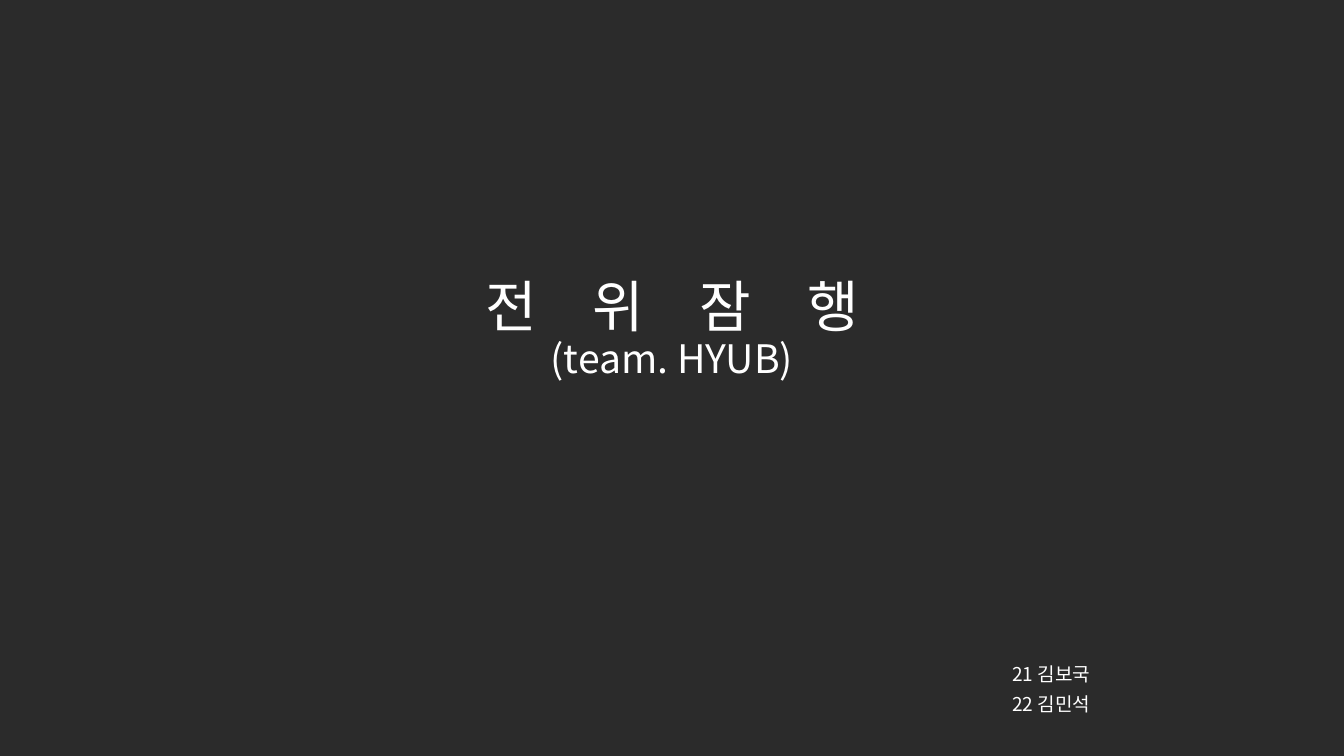
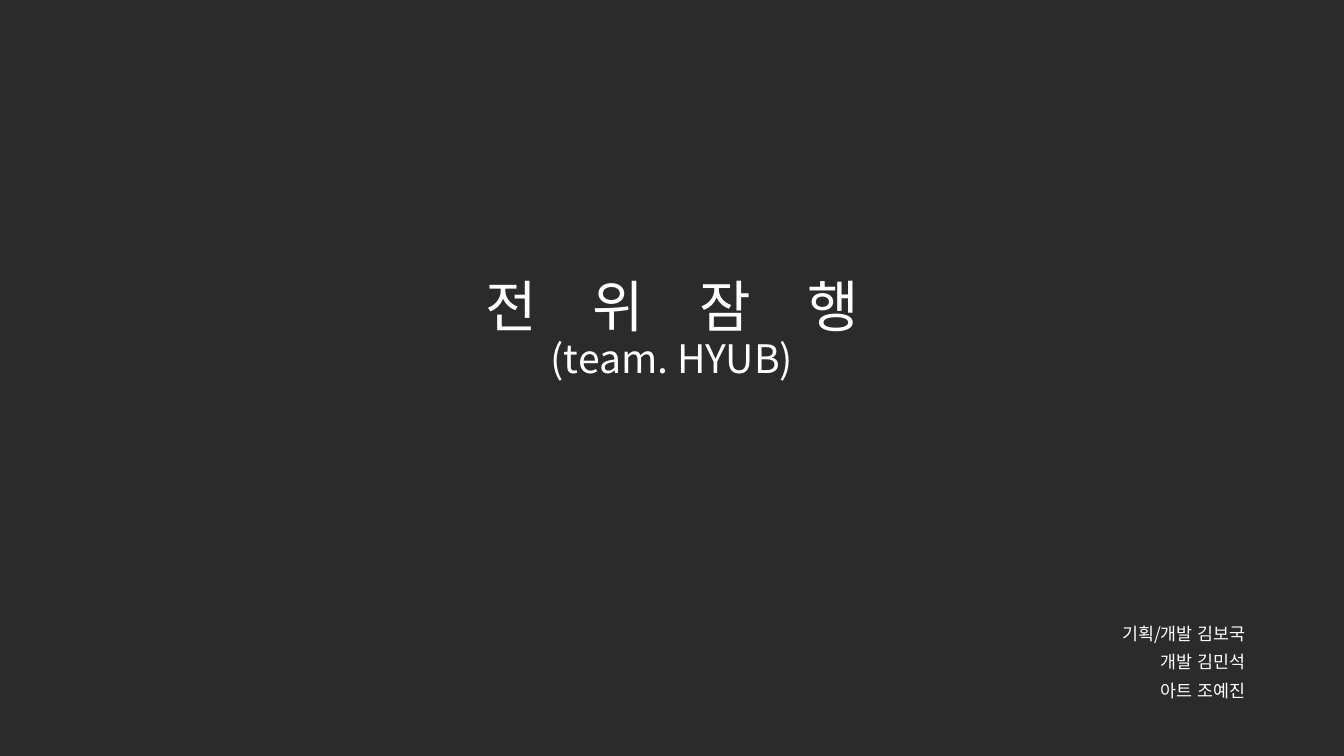
Before and after one commit to leokim0405/hyub, a slide deck: slide 1 of ODC_HYUB_최종발표.pptx. Drawn at 1344x756 pixels with LibreOffice and Linux fonts; fonts in the diff are those of the drawing; background and template pictures are left out; a plain dark background stands for a picture behind light text. Boxes give left, top, right and bottom in pixels: in the first picture for what was removed or moved away, otherwise in the second. Text is boxed around its words. In the diff, an @@ line names an element or a change of style, - is before the commit and + after.

Commit message:
final
real

```diff
--- a/ODC_HYUB_최종발표.pptx
+++ b/ODC_HYUB_최종발표.pptx
@@ subtitle at [1122, 625, 1246, 699]: text changed; size 13.6 to 12.4 pt @@
-21 김보국
-22 김민석
+기획/개발 김보국
+개발 김민석
+아트 조예진
```
